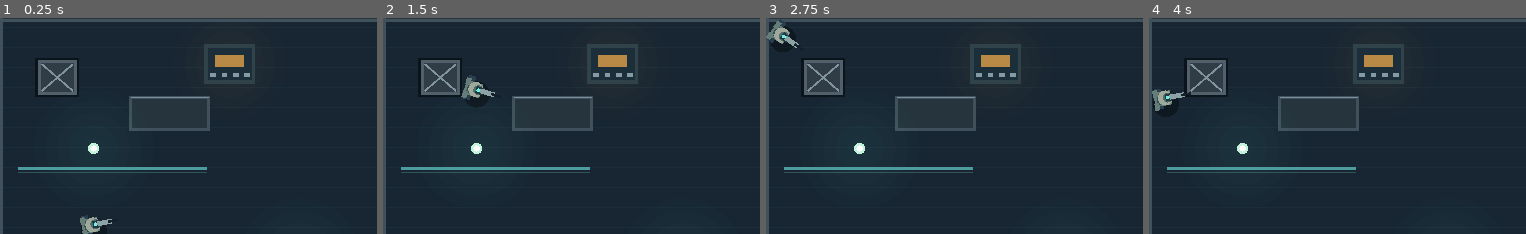
Above: before the commit, frames 1-4 (left to right).
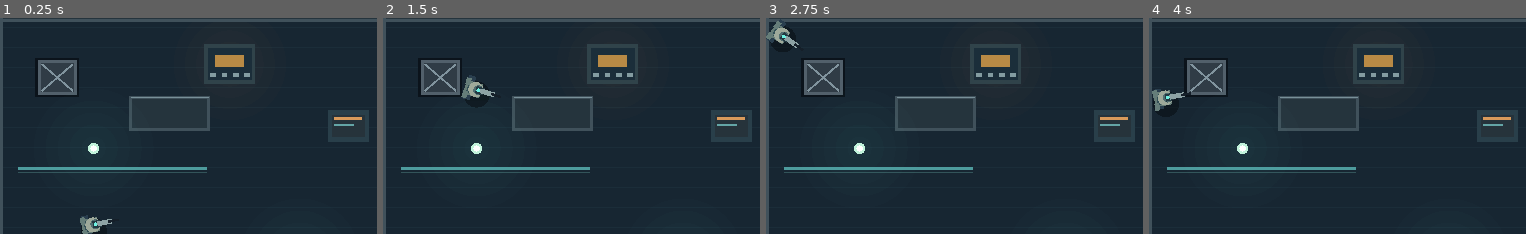
Above: after the commit, the same moments.

Repository: mihnenfeld/Project-Alien-Crisis
Game: Godot game, scene res://scenes/demo_outpost.tscn
The game is run twice, just before and just after one commit, with the same random seed, the same clock (stepped at 60 frames per second) and the same inputs. This scene is started directly instead of the project's main scene.
Inputs (mouse positions are % of the whole screen's width and height, from its top left):
- Up to frame 1 (0.25 s): no input
- Up to frame 2 (1.5 s): tap Enter at 0.5 s; move the mouse to (45, 70) at 0.52 s; hold W (move_up) from 0.53 s (still down); tap E (interact) at 0.6, 1.35 s; move the mouse to (83, 65) at 1.27 s
- Up to frame 3 (2.75 s): move the mouse to (19, 33) at 2.02 s; release W (move_up) at 2.03 s; hold A (move_left) from 2.03 s (still down); tap E (interact) at 2.1 s
- Up to frame 4 (4 s): move the mouse to (56, 49) at 2.77 s; tap E (interact) at 2.85, 3.6 s; tap Space at 3.5 s; move the mouse to (35, 23) at 3.52 s; release A (move_left) at 3.53 s; hold S (move_down) from 3.53 s (still down)
The pictures show only the part of the screen within x 4-54%, y 14-64%; the shares and areas given below are measured in that part.

The runs differ from the first frame. In frame 1, 0.9% of the frame differs, in the area x 87-98%, y 42-58%; in frame 2, 0.9%; in frame 3, 0.9%; in frame 4, 0.9%.

Commit message:
Add reachable west-side security panel for locked gate

Diff:
--- a/scripts/demo_outpost.gd
+++ b/scripts/demo_outpost.gd
@@ -20,6 +20,7 @@
 var hint_label: Label
 var status_label: Label
 var console_rect := Rect2(852, 267, 78, 56)
+var access_panel_rect := Rect2(600, 263, 66, 50)
 var generator_rect := Rect2(402, 157, 82, 64)
 var gate_rect := Rect2(720, 315, 32, 98)
 var ui: CanvasLayer
@@ -62,7 +63,7 @@
             return true
     if not gate_open and gate_rect.grow(16).has_point(test):
         return true
-    if console_rect.grow(16).has_point(test) or generator_rect.grow(16).has_point(test):
+    if console_rect.grow(16).has_point(test) or generator_rect.grow(16).has_point(test) or access_panel_rect.grow(12).has_point(test):
         return true
     return false
 
@@ -86,7 +87,7 @@
             else:
                 gate_open = true
                 announcement = "SCHOTT GEÖFFNET."
-        elif player.distance_to(console_rect.get_center()) < 110:
+        elif player.distance_to(access_panel_rect.get_center()) < 110 or player.distance_to(console_rect.get_center()) < 110:
             if not generator_on:
                 announcement = "TERMINAL OFFLINE: GENERATOR AKTIVIEREN."
             elif gate_released:
@@ -137,6 +138,11 @@
     draw_rect(Rect2(419,175,47,19),Color("#42e5c0") if generator_on else Color("#b88a45"))
     for i in range(4):
         draw_rect(Rect2(412 + i*18,204,9,5),Color("#839ca1"))
+    # West-side security panel: door can be authorized before entering east wing.
+    draw_rect(access_panel_rect, Color("#293f4a"))
+    draw_rect(access_panel_rect.grow(-7), Color("#124550") if generator_on else Color("#26333b"))
+    draw_rect(Rect2(609,274,45,4), Color("#7af8d5") if gate_released else Color("#d89a5b"))
+    draw_rect(Rect2(609,285,32,3), Color("#64a5a6"))
     # Eastern terminal and antenna.
     _glow(console_rect.get_center(),Color("#28cbbf"),76)
     draw_rect(console_rect,Color("#283a45"))
@@ -164,7 +170,7 @@
         draw_circle(pos,5,Color.WHITE)
     _marine(player, facing)
     # Hover-style interaction marker.
-    for target in [generator_rect.get_center(),console_rect.get_center(),gate_rect.get_center()]:
+    for target in [generator_rect.get_center(),console_rect.get_center(),access_panel_rect.get_center(),gate_rect.get_center()]:
         if player.distance_to(target)<110:
             draw_arc(target,31,0,TAU,40,Color("#7af8d5"),2,true)
 
